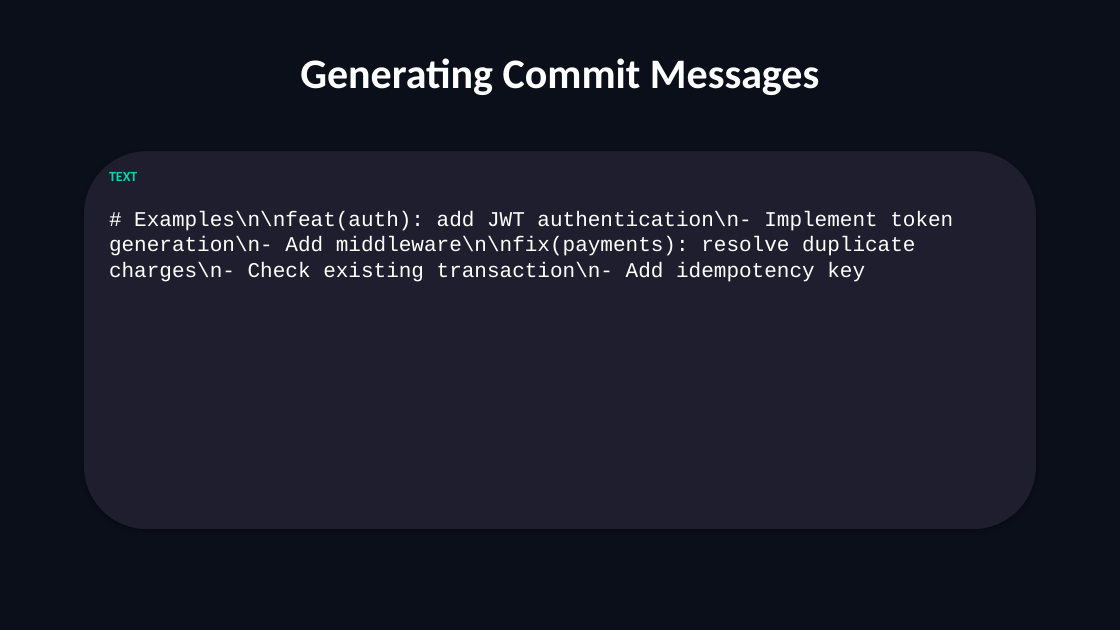
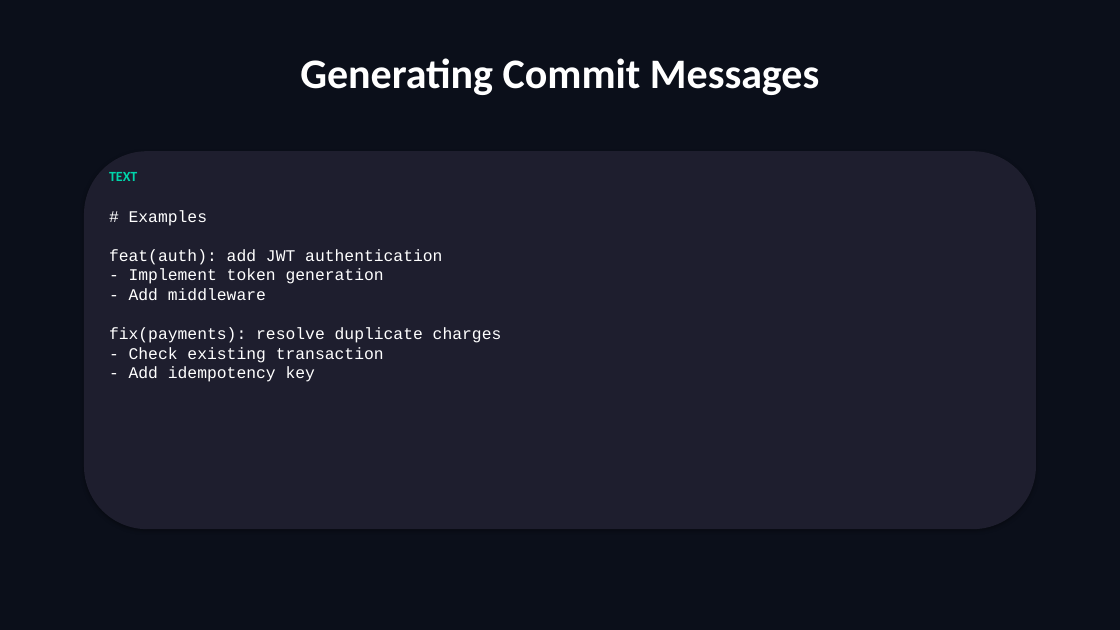
Before and after one commit to scottrhay/AIA-ClaudeCopilot, a slide deck: slide 89 of slides/Day2_Claude_Code_Fundamentals.pptx (slide 86 before the commit). Drawn at 1120x630 pixels with LibreOffice and Linux fonts; fonts in the diff are those of the drawing. Boxes give left, top, right and bottom in pixels: in the first picture for what was removed or moved away, otherwise in the second. Text is boxed around its words. In the diff, an @@ line names an element or a change of style, - is before the commit and + after.

Commit message:
fix: regenerate Day 2 — fix code wrap, section dividers, empty slides
Root cause: code handler had word_wrap=False causing wrap=none in XML,
making all code text extend off-screen. Fixed to word_wrap=True.
Section dividers now show subtitles. All 117 slides populated.

```diff
--- a/slides/Day2_Claude_Code_Fundamentals.pptx
+++ b/slides/Day2_Claude_Code_Fundamentals.pptx
@@ text at <box>109,210,502,382</box>: text changed; size 18 to 14 pt @@
-# Examples\n\nfeat(auth): add JWT authentication\n- Implement token generation\n- Add middleware\n\nfix(payments): resolve duplicate charges\n- Check existing transaction\n- Add idempotency key
+# Examples
+feat(auth): add JWT authentication
+- Implement token generation
+- Add middleware
+fix(payments): resolve duplicate charges
+- Check existing transaction
+- Add idempotency key
```
Also in this commit, not shown: 34 other slides changed, 51 slides added, 48 slides removed.
